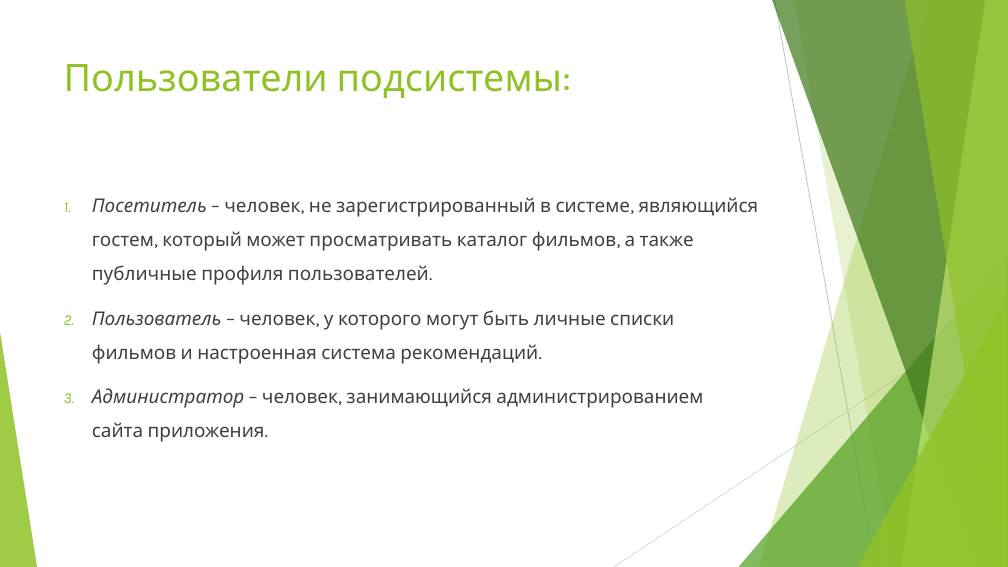
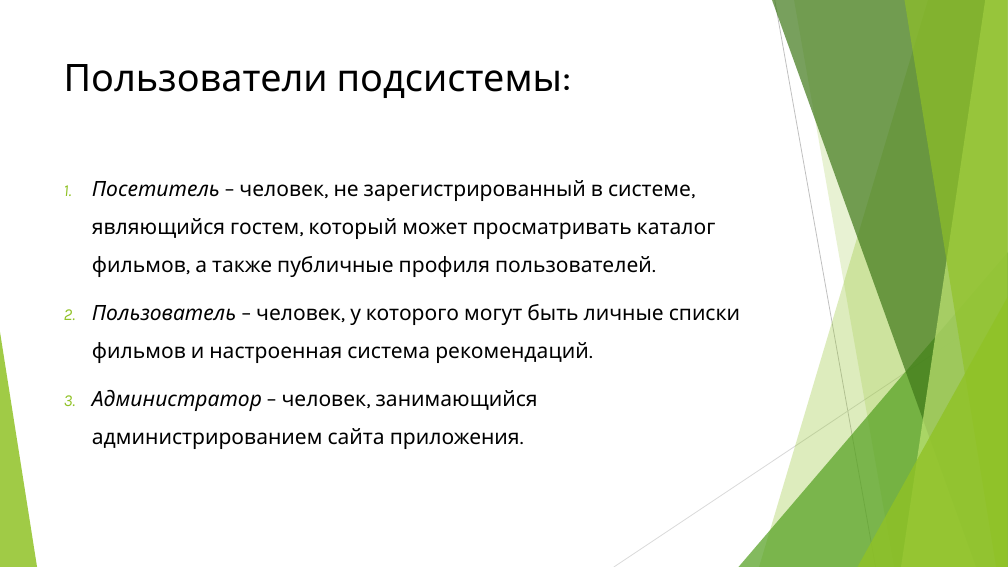
Before and after one commit to r0mbaa/OnlineMovies, a slide deck: slide 3 of Paperworks/Курсовой проект на тему «Онлайн фильмотека».pptx. Drawn at 1008x567 pixels with LibreOffice and Linux fonts; fonts in the diff are those of the drawing. Boxes give left, top, right and bottom in pixels: in the first picture for what was removed or moved away, otherwise in the second. Text is boxed around its words. In the diff, an @@ line names an element or a change of style, - is before the commit and + after.

```diff
--- a/Paperworks/Курсовой проект на тему «Онлайн фильмотека».pptx
+++ b/Paperworks/Курсовой проект на тему «Онлайн фильмотека».pptx
@@ title "Пользователи подсистемы:" at [64, 64, 571, 98]: text colour #90C226 to #000000 @@
@@ text "Посетитель – человек, не зарегистрированный ...": place and size @@
-text "Посетитель – человек, не зарегистрированный ..." at [92, 197, 759, 442]
+text "Посетитель – человек, не зарегистрированный ..." at [92, 180, 740, 449]
@@ text "Посетитель – человек, не зарегистрированный ..." at [92, 180, 740, 449]: size 18 to 20 pt, text colour #404040 to #000000 @@
```
Also in this commit, not shown: 2 other slides changed, 12 slides added, 1 other file.
